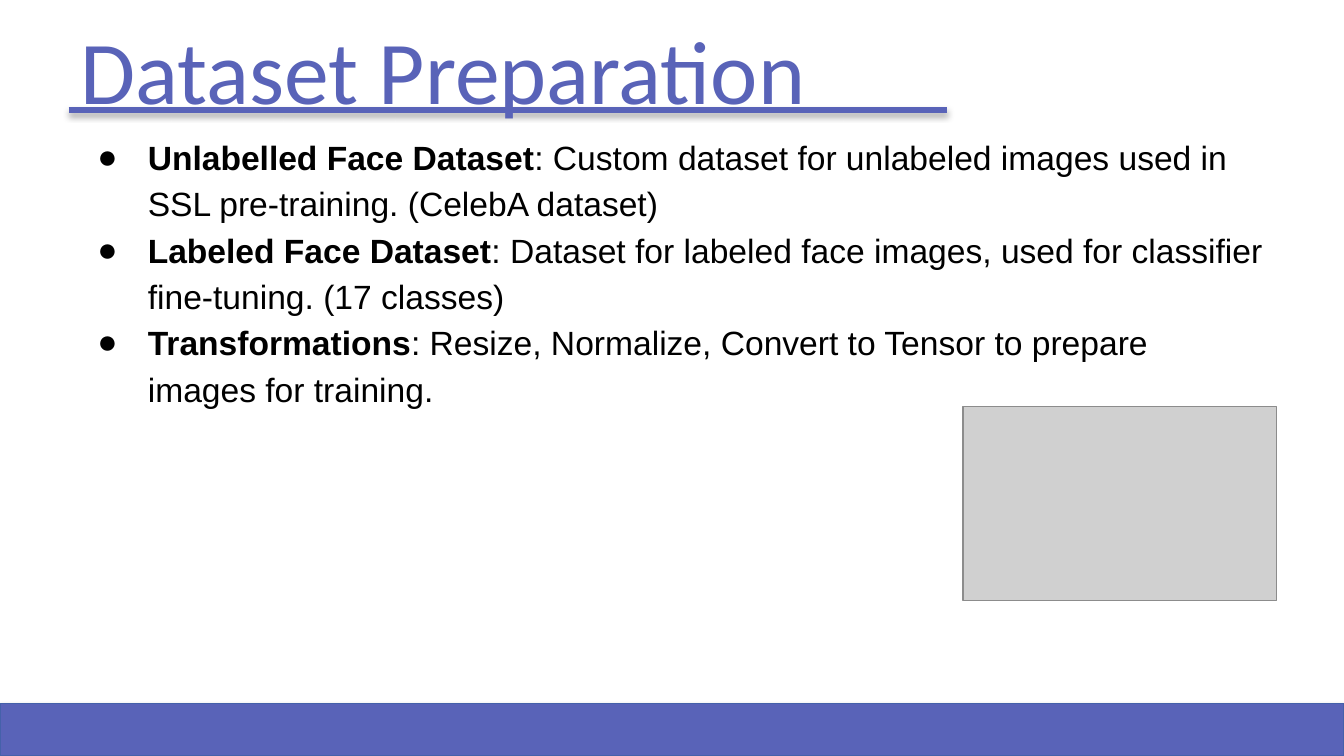
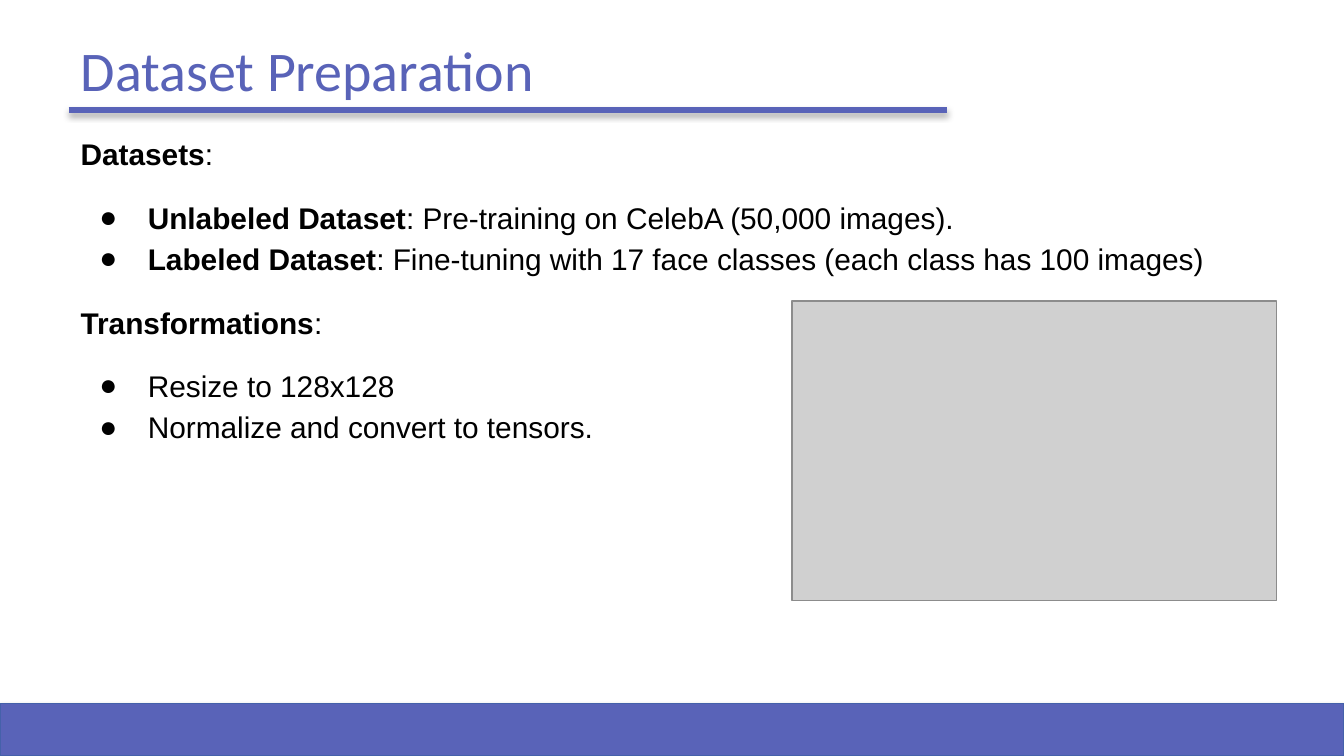
Before and after one commit to sidhu2690/IDC-409, a slide deck: slide 4 of Self-Supervised Approach to Facial Recognition.pptx. Drawn at 1344x756 pixels with LibreOffice and Linux fonts; fonts in the diff are those of the drawing; grey boxes stand for pictures; background and template pictures are left out. Boxes give left, top, right and bottom in pixels: in the first picture for what was removed or moved away, otherwise in the second. Text is boxed around its words. In the diff, an @@ line names an element or a change of style, - is before the commit and + after.

```diff
--- a/Self-Supervised Approach to Facial Recognition.pptx
+++ b/Self-Supervised Approach to Facial Recognition.pptx
@@ title "Dataset Preparation" at <box>81,52,533,100</box>: size 48 to 30 pt @@
@@ text at <box>81,144,1204,439</box>: text changed; size 18 to 16 pt @@
-● Unlabelled Face Dataset: Custom dataset for unlabeled images used in SSL pre-training. (CelebA dataset)
-● Labeled Face Dataset: Dataset for labeled face images, used for classifier fine-tuning. (17 classes)
-● Transformations: Resize, Normalize, Convert to Tensor to prepare images for training.
+Datasets:
+● Unlabeled Dataset: Pre-training on CelebA (50,000 images).
+● Labeled Dataset: Fine-tuning with 17 face classes (each class has 100 images)
+Transformations:
+● Resize to 128x128
+● Normalize and convert to tensors.
@@ picture: place and size @@
-picture at <box>962,407,1277,601</box>
+picture at <box>792,301,1277,601</box>
```
Also in this commit, not shown: 8 other slides changed, 2 slides added.
